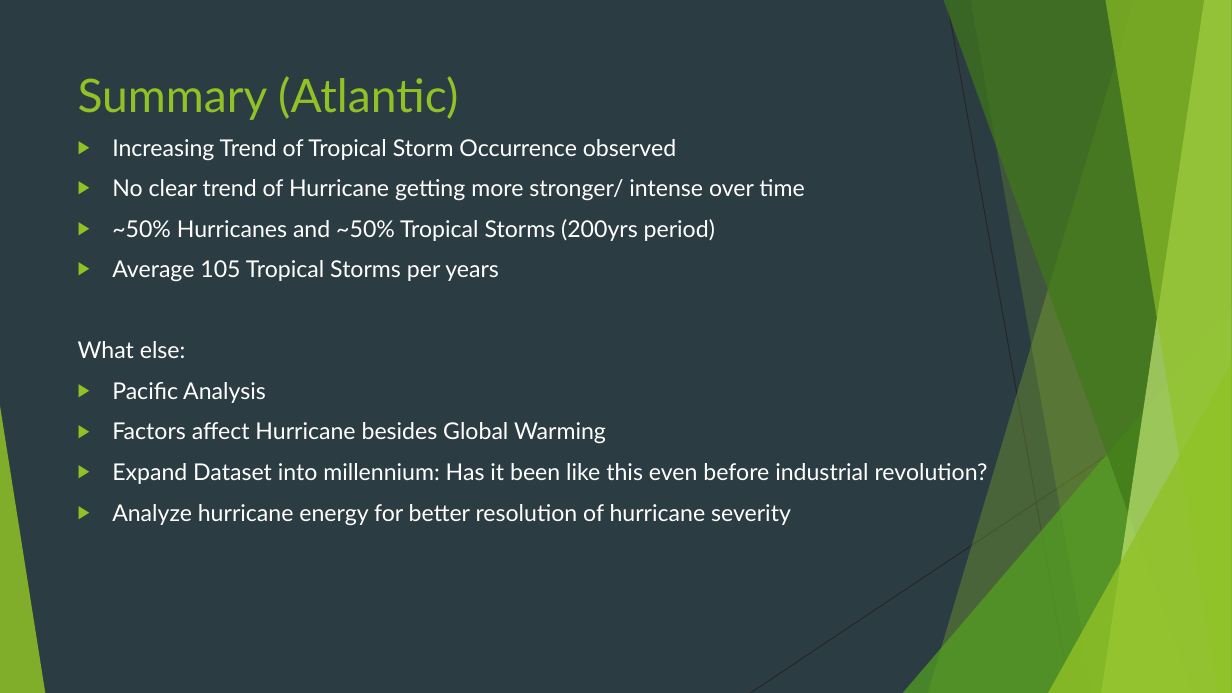
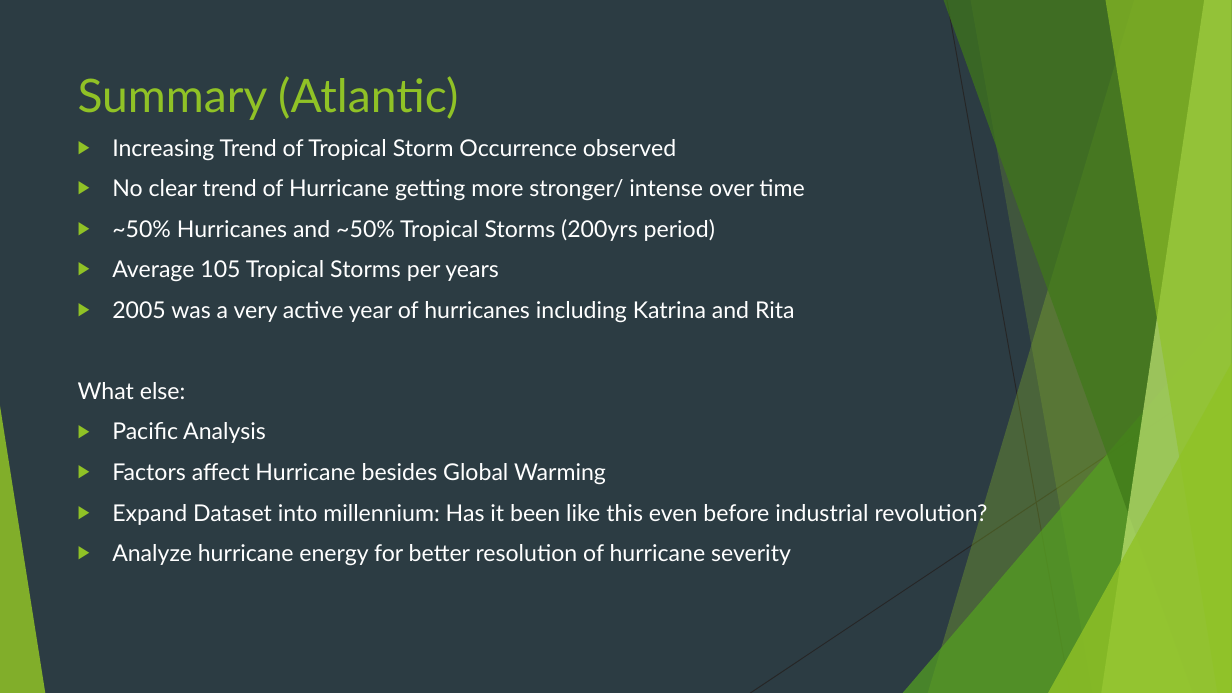
Before and after one commit to henryle-n/Hurricane-History-Analysis, a slide deck: slide 11 of Team_4_Proj_1.pptx. Drawn at 1232x693 pixels with LibreOffice and Linux fonts; fonts in the diff are those of the drawing. Boxes give left, top, right and bottom in pixels: in the first picture for what was removed or moved away, otherwise in the second. Text is boxed around its words. In the diff, an @@ line names an element or a change of style, - is before the commit and + after.

```diff
--- a/Team_4_Proj_1.pptx
+++ b/Team_4_Proj_1.pptx
@@ text at bbox=[112, 301, 795, 323]: paragraph added @@
+▶ 2005 was a very active year of hurricanes including Katrina and Rita
```
Also in this commit, not shown: 3 other slides changed, 1 other file.
